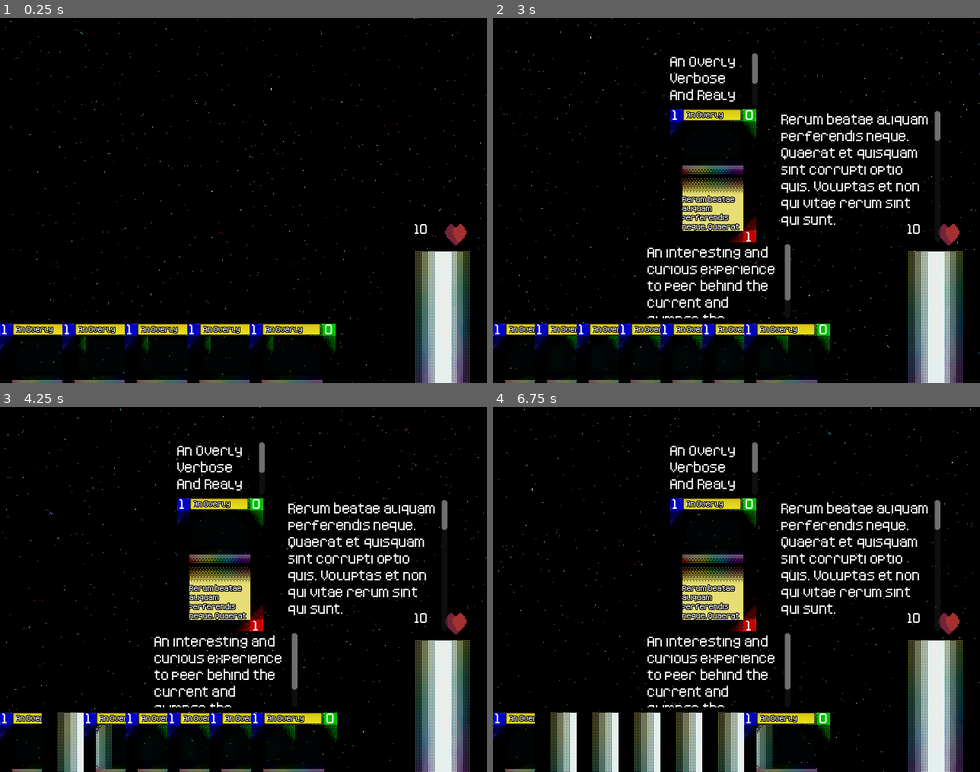
Above: before the commit, frames 1-4 (two rows, left to right).
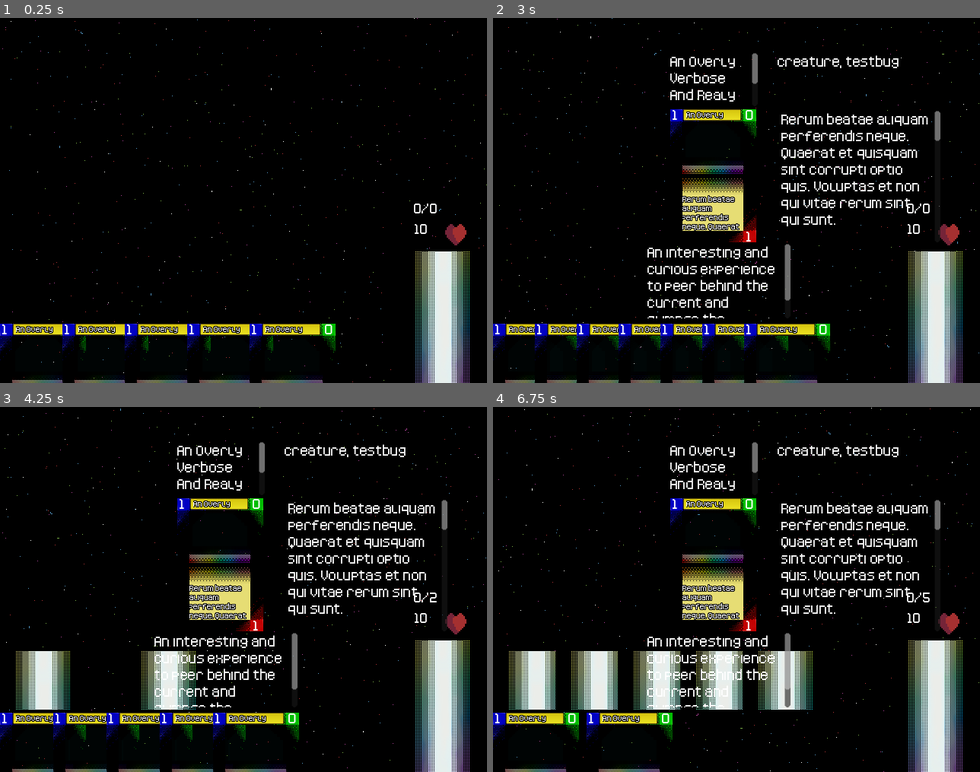
Above: after the commit, the same moments.

Repository: ColbySchexnayder/mana-stream
Game: Godot game, scene res://Scenes/Duel.tscn
The game is run twice, just before and just after one commit, with the same random seed, the same clock (stepped at 60 frames per second) and the same inputs. The project has no main scene, so this scene is started directly.
Inputs (mouse positions are in pixels of both pictures, inside the frame that each line leads up to):
- Up to frame 1 (0.25 s): no input
- Up to frame 2 (3 s): click (936, 317) at 0.5 s; click (936, 317) at 1.25 s; click (936, 317) at 2 s; move the mouse to (536, 353) at 2.77 s; press the mouse at (536, 353) at 2.78 s
- Up to frame 3 (4.25 s): right-click (43, 742) at 3.05 s; release the mouse at (43, 742) at 3.53 s; right-click (43, 742) at 3.6 s; click (43, 742) at 3.8 s
- Up to frame 4 (6.75 s): move the mouse to (575, 742) at 4.27 s; press the mouse at (575, 742) at 4.28 s; right-click (575, 742) at 4.55 s; move the mouse to (619, 742) at 5.02 s; release the mouse at (619, 742) at 5.03 s; right-click (619, 742) at 5.1 s; click (619, 742) at 5.3 s; move the mouse to (658, 742) at 5.77 s; press the mouse at (658, 742) at 5.78 s; right-click (658, 742) at 6.05 s; move the mouse to (702, 742) at 6.52 s; release the mouse at (702, 742) at 6.53 s; right-click (702, 742) at 6.6 s

The runs differ from the first frame. In frame 1, less than 0.1% of the frame differs, in the area x 85-90%, y 50-54%; in frame 2, 0.3%; in frame 3, 5.5%; in frame 4, 9.9%, in the area x 0-90%, y 10-100%.

Commit message:
Mana works. basically

Diff:
--- a/Cards/Card.gd
+++ b/Cards/Card.gd
@@ -14,7 +14,7 @@
 
 Sed soluta non velit quae. Pariatur et corrupti illum neque quis. Reprehenderit id quisquam vero harum ipsum commodi quisquam cupiditate."
 var cardLore := "An interesting and curious experience to peer behind the current and glimpse the unknowable"
-
+var tags = ['creature', 'testbug']
 enum position {
 	IN_DECK,
 	IN_HAND,
@@ -24,7 +24,9 @@
 
 var currentPosition := position.IN_DECK
 var exhausted := false
-var inspected := 0
+var revealed := false
+
+@onready var card: Card = $"."
 
 @onready var card_front: TextureRect = $CardFront
 @onready var cost_text: RichTextLabel = $CardFront/Cost
@@ -40,6 +42,7 @@
 @onready var expanded_name: RichTextLabel = $InspectView/ExpandedName
 @onready var expanded_description: RichTextLabel = $InspectView/ExpandedDescription
 @onready var lore_text: RichTextLabel = $InspectView/LoreText
+@onready var tag_text: RichTextLabel = $InspectView/TagText
 
 
 const CARD = preload("res://Cards/Card.tscn")
@@ -56,6 +59,15 @@
 func action() -> void:
 	pass
 
+func exhaust(card)-> void:
+	if card.exhausted:
+		return
+	card.card_back.scale.x = .5
+	card.card_back.scale.y = .5
+
+func refresh(card)-> void:
+	pass
+
 func react() -> void:
 	pass
 
@@ -70,7 +82,10 @@
 	expanded_name.text = cardName
 	expanded_description.text = cardDescription
 	lore_text.text = cardLore
+	tag_text.text = tags[0] + ", " + tags[1]
 
+	GmManager.connect("_card_exhaust", exhaust)
+	GmManager.connect("_card_activate", action)
 
 # Called every frame. 'delta' is the elapsed time since the previous frame.
 func _process(delta: float) -> void:
@@ -90,3 +105,7 @@
 			card_front.visible = false
 			card_back.visible = true
 			currentPosition = position.IN_MANA
+			GmManager.emit_signal("_card_to_mana", self)
+		elif currentPosition == position.IN_MANA:
+			GmManager.emit_signal("_card_exhaust", self)
+			exhausted = true
--- a/Cards/Card.tscn
+++ b/Cards/Card.tscn
@@ -94,8 +94,8 @@
 [node name="CardBack" type="TextureRect" parent="."]
 visible = false
 layout_mode = 0
-offset_right = 40.0
-offset_bottom = 40.0
+offset_right = 113.0
+offset_bottom = 175.0
 texture = ExtResource("2_8rs7r")
 
 [node name="InspectView" type="Control" parent="."]
@@ -132,5 +132,14 @@
 theme = ExtResource("3_gx64q")
 text = "An Overly Verbose and long winded test name"
 
+[node name="TagText" type="RichTextLabel" parent="InspectView"]
+layout_mode = 0
+offset_left = 141.0
+offset_top = -30.0
+offset_right = 338.0
+offset_bottom = 10.0
+theme = ExtResource("3_gx64q")
+text = "List of tagged values"
+
 [connection signal="gui_input" from="." to="." method="_on_gui_input"]
 [connection signal="mouse_entered" from="." to="." method="_on_mouse_entered"]
--- a/Scenes/Duel.tscn
+++ b/Scenes/Duel.tscn
@@ -68,8 +68,10 @@
 size_flags_vertical = 3
 
 [node name="P1ManaZone" type="HBoxContainer" parent="Control/Player1Zone"]
+clip_contents = true
 layout_mode = 2
 size_flags_vertical = 3
+theme_override_constants/separation = 120
 
 [node name="P1Hand" type="HBoxContainer" parent="Control/Player1Zone"]
 clip_contents = true
@@ -93,7 +95,7 @@
 offset_bottom = 301.0
 texture = ExtResource("6_rwkrb")
 
-[node name="RichTextLabel" type="RichTextLabel" parent="Control"]
+[node name="P1Life" type="RichTextLabel" parent="Control"]
 layout_mode = 0
 offset_left = 545.0
 offset_top = 266.0
@@ -117,4 +119,13 @@
 offset_right = 268.0
 offset_bottom = 7.0
 
+[node name="P1Mana" type="RichTextLabel" parent="Control"]
+layout_mode = 0
+offset_left = 544.0
+offset_top = 239.0
+offset_right = 595.0
+offset_bottom = 263.0
+theme = ExtResource("7_o1sjj")
+text = "0/0"
+
 [connection signal="pressed" from="Control/P1Deck" to="." method="_on_p_1_deck_pressed"]
--- a/Scenes/duel.gd
+++ b/Scenes/duel.gd
@@ -10,15 +10,21 @@
 var player2summon := []
 var player2mana := []
 
+var totalMana := 0
+var availableMana := 0
 
 var inspectedCard
 
 var playersTurn := true
 
+
+@onready var player_1_zone: VBoxContainer = $Control/Player1Zone
+
 @onready var p_1_summon_zone: HBoxContainer = $Control/Player1Zone/P1SummonZone
 @onready var p_1_mana_zone: HBoxContainer = $Control/Player1Zone/P1ManaZone
 @onready var p_1_hand: HBoxContainer = $Control/Player1Zone/P1Hand
 @onready var inspection_area: Control = $Control/InspectionArea/CenterContainer
+@onready var p_1_mana: RichTextLabel = $Control/P1Mana
 
 # Called when the node enters the scene tree for the first time.
 func _ready() -> void:
@@ -32,33 +38,61 @@
 	player1deck = GmManager.Player1Deck
 	player2deck = GmManager.Player2Deck
 	GmManager.connect("_card_select", card_select)
+	GmManager.connect("_card_to_mana", card_to_mana)
+	GmManager.connect("_card_exhaust", card_exhaust)
 
 
 # Called every frame. 'delta' is the elapsed time since the previous frame.
 func _process(delta: float) -> void:
 
-	var p1HandSeperationRatio = p_1_hand.get_global_rect().size.x / (player1hand.size()+1)
+	var p1HandSeperationRatio = player_1_zone.get_global_rect().size.x / (player1hand.size()+1)
 	p_1_hand.add_theme_constant_override("separation", p1HandSeperationRatio)
 
-	var p1ManaSeperationRatio = p_1_mana_zone.get_global_rect().size.x / (player1mana.size()+1)
-	p_1_mana_zone.add_theme_constant_override("seperation", p1ManaSeperationRatio)
+	var p1ManaSeperationRatio = player_1_zone.get_global_rect().size.x / (player1mana.size()+1)
+	p_1_mana_zone.add_theme_constant_override("separation", p1ManaSeperationRatio)
 
-	var p1SummonSeperationRatio = p_1_summon_zone.get_global_rect().size.x / (player1summon.size()+1)
-	p_1_summon_zone.add_theme_constant_override("seperation", p1SummonSeperationRatio)
+	var p1SummonSeperationRatio = player_1_zone.get_global_rect().size.x / (player1summon.size()+1)
+	p_1_summon_zone.add_theme_constant_override("separation", p1SummonSeperationRatio)
 
+	p_1_mana.text = str(availableMana) + "/" + str(totalMana)
+
+func card_to_mana(card):
+	player1mana.push_front(card)
+	player1hand.erase(card)
+	card.reparent(p_1_mana_zone)
+
+
+	totalMana += 1
 
 func card_select(card):
 	if inspection_area.get_child_count() == 0:
 		card.reparent(inspection_area)
 		card.inspect_view.visible = true
+		card.card_back.visible = false
+		card.card_front.visible = true
+		card.card_back.scale.x = 1
+		card.card_back.scale.y = 1
 	elif inspection_area.get_child(0) == card:
+		card.inspect_view.visible = false
 		match (card.currentPosition):
 			card.position.IN_HAND:
-				card.inspected = 0
 				card.reparent(p_1_hand)
-				card.inspect_view.visible = false
+			card.position.IN_MANA:
+				card.reparent(p_1_mana_zone)
+				if not card.revealed:
+					card.card_back.visible = true
+					card.card_front.visible = false
+				if card.exhausted:
+					card.card_back.scale.x = .5
+					card.card_back.scale.y = .5
 
 
+
+func card_exhaust(card):
+	if card.exhausted:
+		return
+
+	availableMana += 1
 
 func _on_p_1_deck_pressed() -> void:
 	var drawnCard = Card.constructor()
--- a/Scripts/GMManager.gd
+++ b/Scripts/GMManager.gd
@@ -7,3 +7,5 @@
 signal _card_select(card)
 signal _card_to_mana(card)
 signal _card_exhaust(card)
+signal _card_activate(card)
+signal _card_refresh(card)
